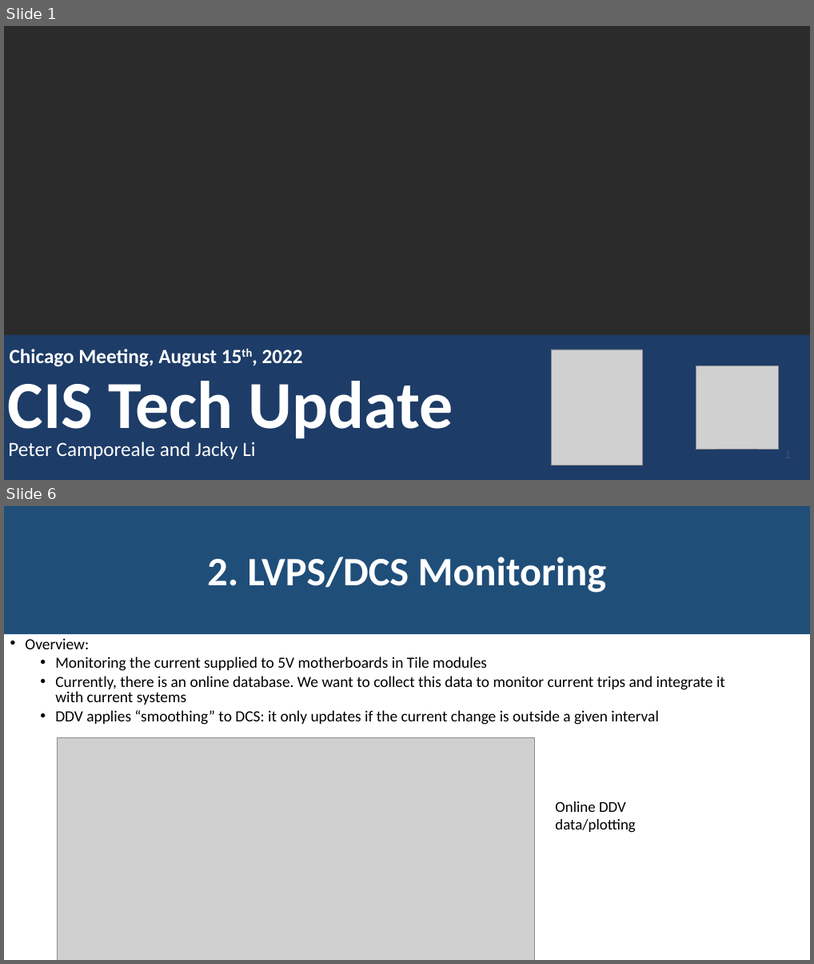
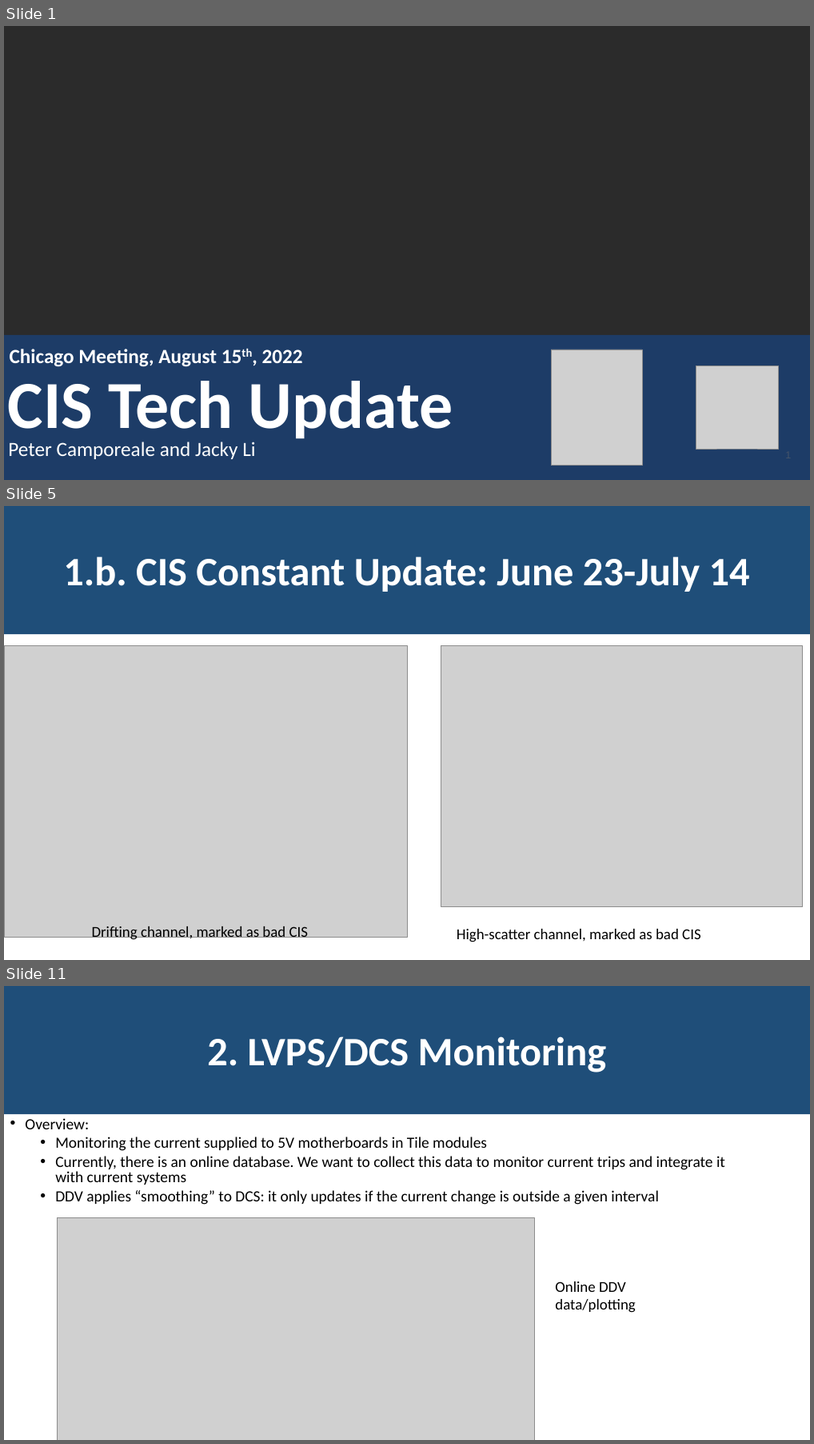
Before and after one commit to JackyMYL/Tile-CIS-group, a slide deck: Chicago Reports/08-15-2022_Jacky&Peter.pptx. Shown one above the other, each under a label of ours: slides 1 and 6 before the commit, slides 1, 5 and 11 after it; the slides between them are not shown. The pictures are 814x964 and 814x1444 pixels, drawn with LibreOffice and Linux fonts; fonts in the diff are those of the drawing; grey boxes stand for pictures; background and template pictures are left out; a plain dark background stands for a picture behind light text. Boxes give left, top, right and bottom in pixels: in the first picture for what was removed or moved away, otherwise in the second. Text is boxed around its words. In the diff, an @@ line names an element or a change of style, - is before the commit and + after.

Commit message:
Expanded CIS constant section

```diff
--- a/Chicago Reports/08-15-2022_Jacky&Peter.pptx
+++ b/Chicago Reports/08-15-2022_Jacky&Peter.pptx
@@ slide 5 added at box(4, 506, 810, 960), background #FFFFFF @@
@@ rectangle added at box(4, 506, 810, 634), fill #1F4E79, 48 pt, text #FFFFFF, bold @@
+1.b. CIS Constant Update: June 23-July 14
@@ picture added at box(4, 646, 407, 936) @@
@@ picture added at box(442, 646, 803, 907) @@
@@ text added at box(92, 926, 308, 941), 18 pt, text #000000 @@
+Drifting channel, marked as bad CIS
@@ text added at box(457, 928, 701, 942), 18 pt, text #000000 @@
+High-scatter channel, marked as bad CIS
@@ what was slide 6 is now slide 11 @@
```
Also in this commit, not shown: 5 slides changed, 4 other slides added.
